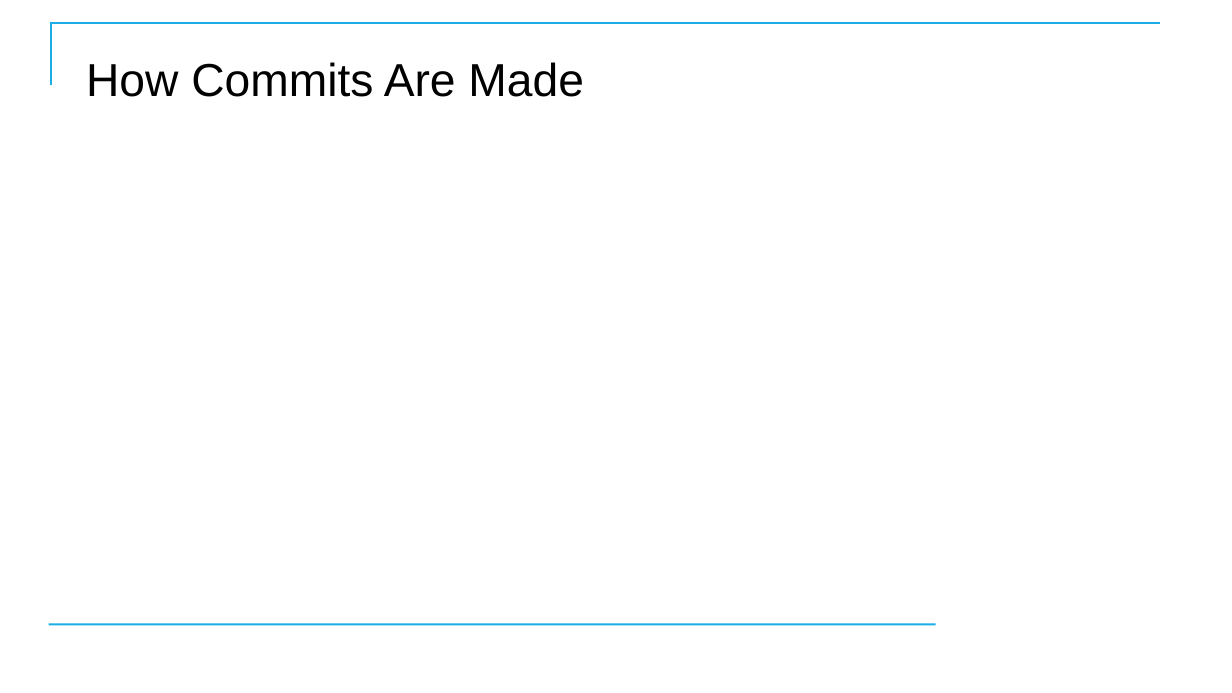
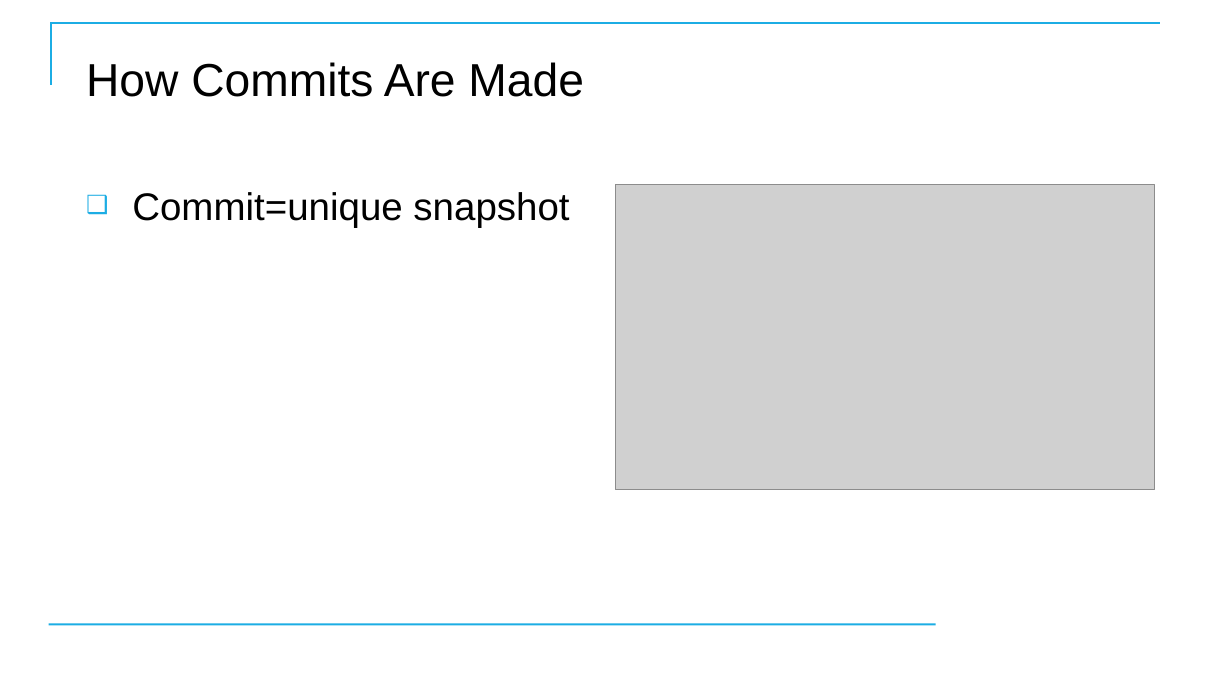
Before and after one commit to CostelloTechnicalConsulting/XGHDEV, a slide deck: slide 64 of ppt/XGHDEV.pptx (slide 68 before the commit). Drawn at 1232x693 pixels with LibreOffice and Linux fonts; fonts in the diff are those of the drawing; grey boxes stand for pictures; background and template pictures are left out. Boxes give left, top, right and bottom in pixels: in the first picture for what was removed or moved away, otherwise in the second. Text is boxed around its words. In the diff, an @@ line names an element or a change of style, - is before the commit and + after.

```diff
--- a/ppt/XGHDEV.pptx
+++ b/ppt/XGHDEV.pptx
@@ text added at (132,192,569,227), 30 pt, text #000000 @@
+❑ Commit=unique snapshot
@@ picture added at (616,185,1155,490) @@
```
Also in this commit, not shown: 41 other slides changed, 7 slides removed.
